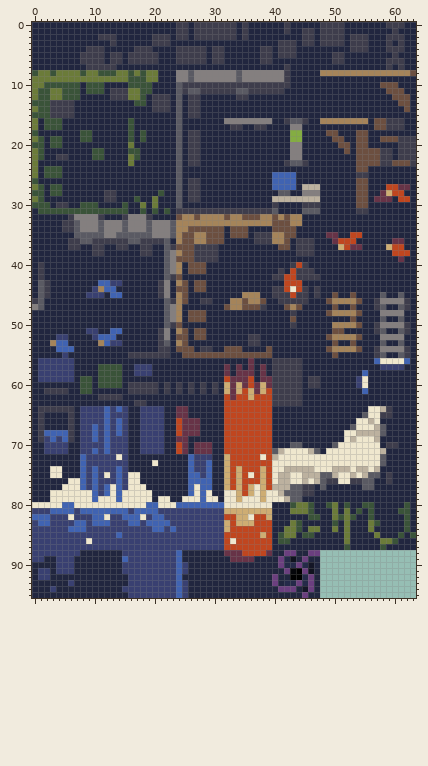
A sprite sheet gets an edit: Game/img/cavesofgallet_tiles.png. The first picture shows the starting point.
The file is 64x96 pixels. Colours within 5 levels of each other are drawn and written as one.
New version:
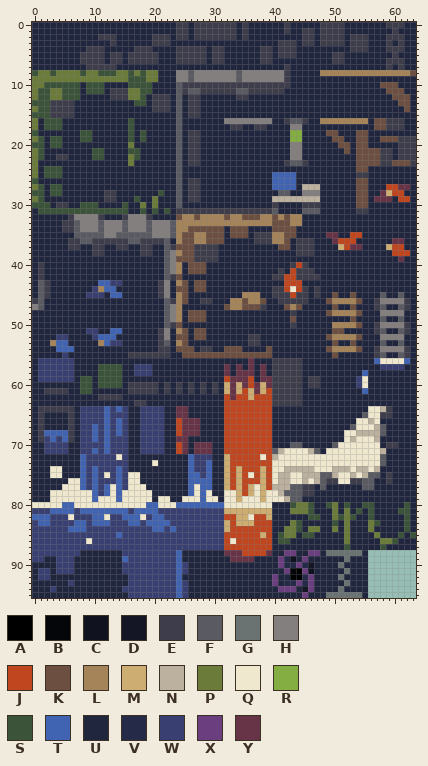
Palette (. is transparent): A #000000  B #05060a  C #10131f  D #141626  E #3e3d4c  F #5a5a63  G #6b7272  H #847f7f  J #c0461f  K #6c4f40  L #a5845a  M #cead73  N #bcb19f  P #6b7b39  Q #efe7ce  R #84ad42  S #3a5339  T #4063b2  U #21263f  V #252a49  W #394071  X #6b3f7f  Y #673347
Difference:
@@ x 46..57 @@
 87 UUUUUUSUUUUU
-88 XX..........
-89 UU..........
-90 DU..........
-91 CU..........
-92 XU..........
-93 XU..........
-94 XU..........
-95 UU..........
+88 XXUGGGGGGU..
+89 UUUUUUGUUU..
+90 DUUUUGUUUU..
+91 CUUUUUGUUU..
+92 XUUUUGUUUU..
+93 XUUUUUGUUU..
+94 XUUUUGUUUU..
+95 UUUGGGGGGU..
Boxes around the changes in both pictures, in picture pixels (x1, y1, x2, y2):
added: (320, 550, 368, 598)
